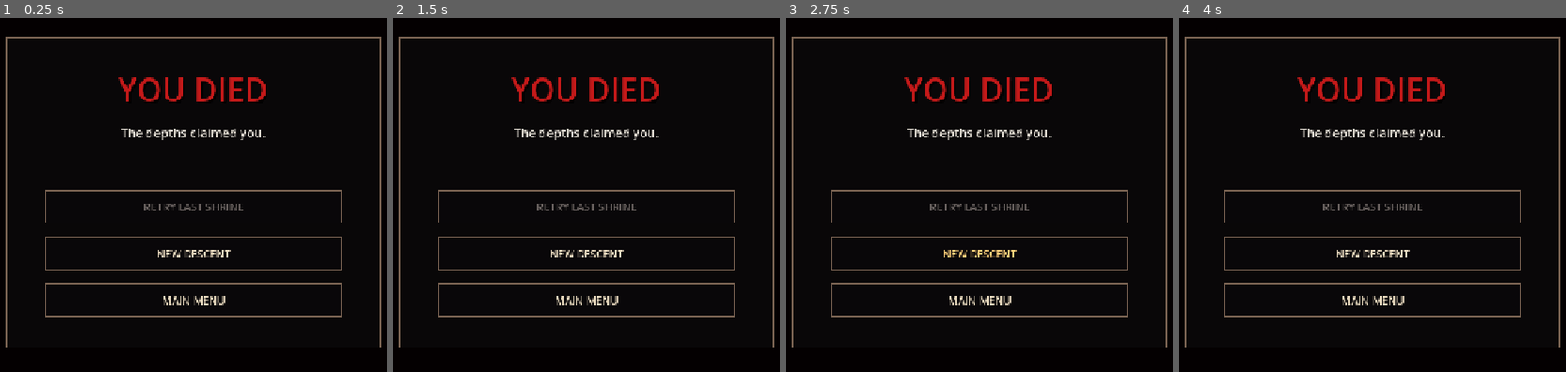
Above: before the commit, frames 1-4 (left to right).
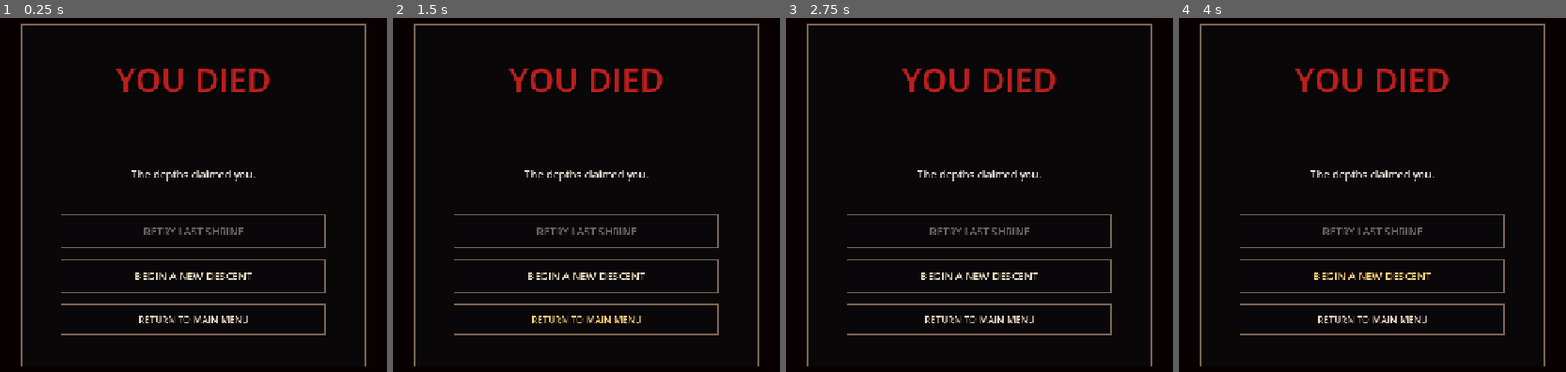
Above: after the commit, the same moments.

Repository: Worawit0/space-dodge-game01
Game: Godot game, scene res://scenes/ui/game_over.tscn
The game is run twice, just before and just after one commit, with the same random seed, the same clock (stepped at 60 frames per second) and the same inputs. This scene is started directly instead of the project's main scene.
Inputs (mouse positions are in pixels of both pictures, inside the frame that each line leads up to):
- Up to frame 1 (0.25 s): no input
- Up to frame 2 (1.5 s): click (586, 301) at 0.5 s, where only the run before the commit has a clickable "MAIN MENU"; click (586, 318) at 1.25 s, where only the run after the commit has a clickable "RETURN TO MAIN MENU"
- Up to frame 3 (2.75 s): click (979, 251) at 2 s, where only the run before the commit has a clickable "NEW DESCENT"
- Up to frame 4 (4 s): click (1372, 251) at 2.75 s, where only the run before the commit has a clickable "NEW DESCENT"; click (1372, 276) at 3.5 s, where only the run after the commit has a clickable "BEGIN A NEW DESCENT"

The runs differ from the first frame. In frame 1, 10% of the frame differs, in the area x 1-99%, y 1-99%; in frame 2, 10%; in frame 3, 10%; in frame 4, 10%.

Commit message:
V9 polish death and ending screens: forsaken_v7/scripts/ui/game_over.gd

Diff:
--- a/forsaken_v7/scripts/ui/game_over.gd
+++ b/forsaken_v7/scripts/ui/game_over.gd
@@ -5,6 +5,7 @@
 signal main_menu
 
 const UI = preload("res://scripts/ui/ui_factory.gd")
+
 var reason_text := "The depths claimed you."
 var reason_label: Label
 
@@ -18,55 +19,72 @@
 		reason_label.text = reason_text
 
 func _build() -> void:
-	var bg := ColorRect.new()
-	bg.color = Color(0.018,0.002,0.004,1)
+	var bg := TextureRect.new()
 	bg.set_anchors_and_offsets_preset(Control.PRESET_FULL_RECT)
+	bg.expand_mode = TextureRect.EXPAND_IGNORE_SIZE
+	bg.stretch_mode = TextureRect.STRETCH_KEEP_ASPECT_COVERED
+	if ResourceLoader.exists("res://assets/v9/ui/game_over_bg.png"):
+		bg.texture = load("res://assets/v9/ui/game_over_bg.png")
 	add_child(bg)
 
+	var shade := ColorRect.new()
+	shade.color = Color(0.07,0.0,0.008,0.50)
+	shade.set_anchors_and_offsets_preset(Control.PRESET_FULL_RECT)
+	add_child(shade)
+
 	var panel := PanelContainer.new()
-	panel.anchor_left = 0.25
-	panel.anchor_top = 0.18
-	panel.anchor_right = 0.75
-	panel.anchor_bottom = 0.82
-	panel.add_theme_stylebox_override("panel", UI.panel_style(0.98))
+	panel.anchor_left = 0.27
+	panel.anchor_top = 0.15
+	panel.anchor_right = 0.73
+	panel.anchor_bottom = 0.86
+	panel.add_theme_stylebox_override("panel",UI.red_panel_style(0.98))
 	add_child(panel)
 
 	var margin := MarginContainer.new()
-	margin.add_theme_constant_override("margin_left", 46)
-	margin.add_theme_constant_override("margin_right", 46)
-	margin.add_theme_constant_override("margin_top", 36)
-	margin.add_theme_constant_override("margin_bottom", 36)
+	margin.add_theme_constant_override("margin_left",48)
+	margin.add_theme_constant_override("margin_right",48)
+	margin.add_theme_constant_override("margin_top",40)
+	margin.add_theme_constant_override("margin_bottom",38)
 	panel.add_child(margin)
 
 	var box := VBoxContainer.new()
 	box.alignment = BoxContainer.ALIGNMENT_CENTER
-	box.add_theme_constant_override("separation", 22)
+	box.add_theme_constant_override("separation",18)
 	margin.add_child(box)
 
-	var title := UI.title_label("YOU DIED", 54)
-	title.add_theme_color_override("font_color", Color(0.77,0.10,0.10))
+	var title := UI.title_label("YOU DIED",56)
+	title.add_theme_color_override("font_color",Color(0.74,0.12,0.12))
 	box.add_child(title)
 
-	reason_label = UI.body_label(reason_text, 21)
+	var subtitle := UI.heading_label("THE DEPTHS REMEMBER",16)
+	subtitle.horizontal_alignment = HORIZONTAL_ALIGNMENT_CENTER
+	box.add_child(subtitle)
+	UI.add_divider(box)
+
+	reason_label = UI.body_label(reason_text,18)
 	reason_label.horizontal_alignment = HORIZONTAL_ALIGNMENT_CENTER
-	reason_label.custom_minimum_size = Vector2(0, 90)
+	reason_label.custom_minimum_size = Vector2(0,100)
+	reason_label.vertical_alignment = VERTICAL_ALIGNMENT_CENTER
 	box.add_child(reason_label)
 
 	var retry := Button.new()
 	retry.text = "RETRY LAST SHRINE"
 	retry.disabled = not GameState.has_save()
+	retry.size_flags_horizontal = Control.SIZE_EXPAND_FILL
 	UI.style_button(retry)
 	retry.pressed.connect(func(): AudioManager.play_ui(); retry_last_save.emit())
 	box.add_child(retry)
 
 	var fresh := Button.new()
-	fresh.text = "NEW DESCENT"
+	fresh.text = "BEGIN A NEW DESCENT"
+	fresh.size_flags_horizontal = Control.SIZE_EXPAND_FILL
 	UI.style_button(fresh)
 	fresh.pressed.connect(func(): AudioManager.play_ui(); new_descent.emit())
 	box.add_child(fresh)
 
 	var menu := Button.new()
-	menu.text = "MAIN MENU"
-	UI.style_button(menu)
+	menu.text = "RETURN TO MAIN MENU"
+	menu.size_flags_horizontal = Control.SIZE_EXPAND_FILL
+	UI.style_button(menu,true)
 	menu.pressed.connect(func(): AudioManager.play_ui(); main_menu.emit())
 	box.add_child(menu)
